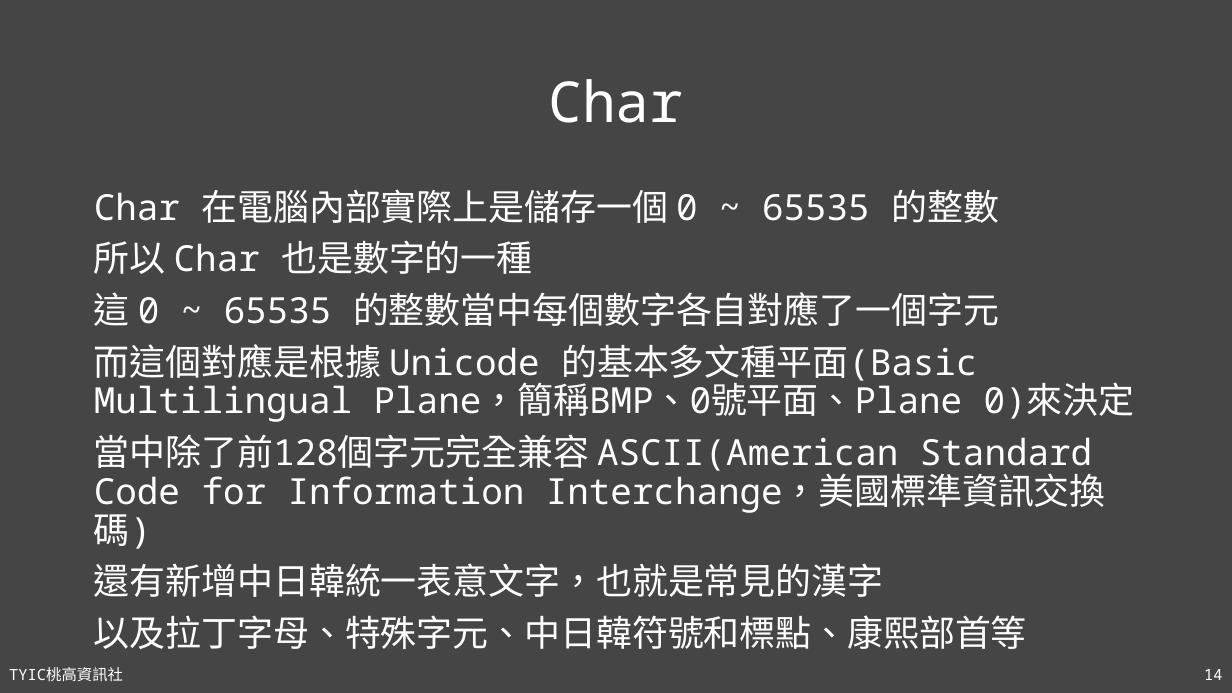
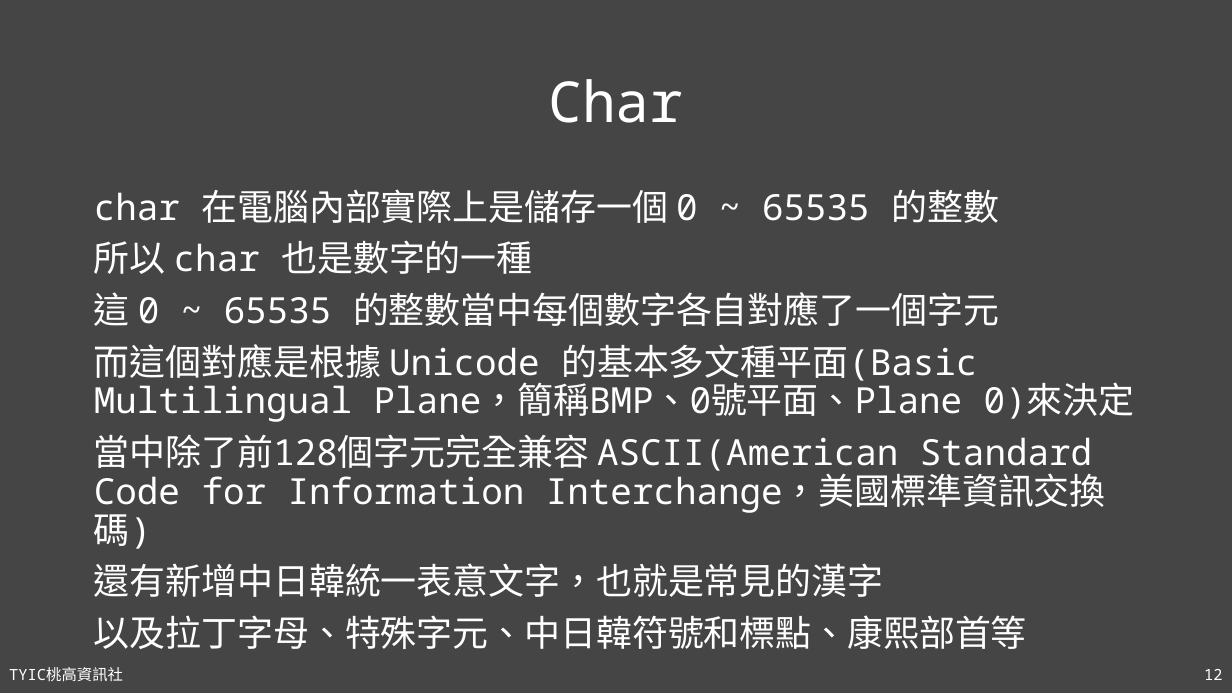
Before and after one commit to TYSHIC/slides, a slide deck: slide 12 of powerpoint/04_初探Java.pptx (slide 14 before the commit). Drawn at 1232x693 pixels with LibreOffice and Linux fonts; fonts in the diff are those of the drawing. Boxes give left, top, right and bottom in pixels: in the first picture for what was removed or moved away, otherwise in the second. Text is boxed around its words. In the diff, an @@ line names an element or a change of style, - is before the commit and + after.

```diff
--- a/powerpoint/04_初探Java.pptx
+++ b/powerpoint/04_初探Java.pptx
@@ text at (94,189,999,274): text changed @@
-Char 在電腦內部實際上是儲存一個 0 ~ 65535 的整數
-所以 Char 也是數字的一種
+char 在電腦內部實際上是儲存一個 0 ~ 65535 的整數
+所以 char 也是數字的一種
@@ page number at (1204,669,1222,680): text changed @@
-14
+12
```
Also in this commit, not shown: 11 other slides changed, 5 slides added, 1 slide removed, 4 other files.
